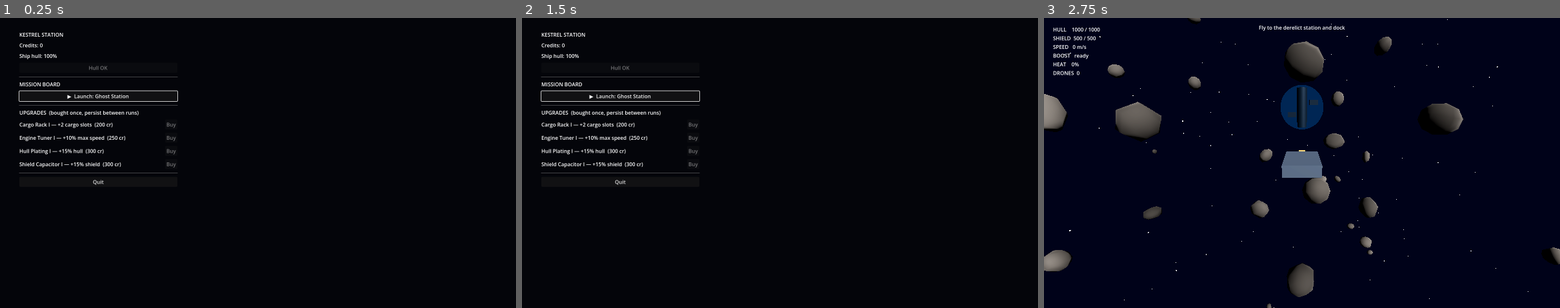
Above: before the commit, frames 1-3 (left to right).
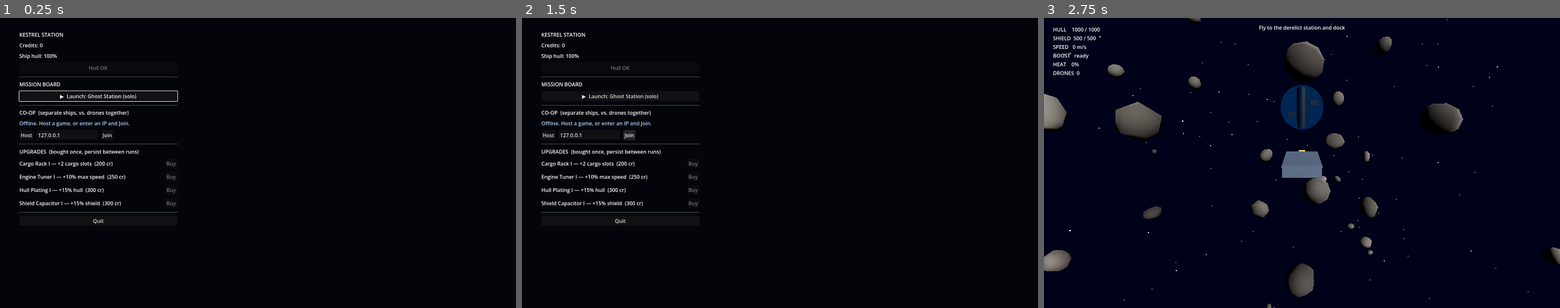
Above: after the commit, the same moments.

Repository: hassaan-v20/solar-system
Game: Godot game, scene res://scenes/station/station_hub.tscn
Same seed, same stepped clock (60 frames per second), same inputs: the game is played once before the commit and once after it.
Inputs (mouse positions are in pixels of both pictures, inside the frame that each line leads up to):
- Up to frame 1 (0.25 s): no input
- Up to frame 2 (1.5 s): click (547, 134) at 0.5 s, where only the run after the commit has a clickable "Host"; click (630, 134) at 1.25 s, where only the run after the commit has a clickable "Join"
- Up to frame 3 (2.75 s): click "▶ Launch: Ghost Station" (after the commit: "▶ Launch: Ghost Station (solo)") at 2 s

The runs differ from the first frame. In frame 1, 2.1% of the frame differs, in the area x 3-35%, y 26-72%; in frame 2, 2.3%, in the area x 3-35%, y 24-72%; in frame 3, nothing differs.

Commit message:
M5 Phase 1c: co-op lobby UI on the station
Adds a CO-OP section to Kestrel Station: Host, an IP field + Join, and a
Launch Co-op button (host only, after peers are in). A status line tracks
state (offline / hosting / connecting / connected-waiting), and when
hosting it shows the host's local IPv4 addresses to share (Tailscale shows
as 100.x). Solo "Launch" is disabled while in co-op so the two paths don't
clash. Clients auto-load the raid when the host launches (Net._load_raid).

Verified: station boots clean with the new UI, 26/26 tests green, and the
two-instance CLI co-op path still spawns both ships correctly.

Co-Authored-By: Claude Opus 4.8 <noreply@anthropic.com>

Diff:
--- a/game/scripts/ui/station_ui.gd
+++ b/game/scripts/ui/station_ui.gd
@@ -13,13 +13,26 @@
 var _upgrade_rows: Array = []   # [{id, cost, button}]
 var _current_device := MenuNav.DEVICE_NONE
 
+# Co-op (M5 Phase 1c)
+var _coop_status: Label
+var _host_button: Button
+var _join_button: Button
+var _coop_launch_button: Button
+var _ip_edit: LineEdit
+var _coop_ips_label: Label
+
 func _ready() -> void:
 	Input.mouse_mode = Input.MOUSE_MODE_VISIBLE
 	set_anchors_preset(Control.PRESET_FULL_RECT)
 	MenuNav.enable_gamepad_ui()
 	_build_ui()
 	EventBus.profile_changed.connect(_refresh)
+	Net.hosted.connect(_refresh_coop)
+	Net.joined.connect(_refresh_coop)
+	Net.join_failed.connect(_on_join_failed)
+	Net.peers_changed.connect(_refresh_coop)
 	_refresh()
+	_refresh_coop()
 	# Give the gamepad/keyboard a focused starting point, and show the matching guide.
 	_launch_button.grab_focus.call_deferred()
 	_current_device = MenuNav.DEVICE_GAMEPAD if MenuNav.gamepad_connected() else MenuNav.DEVICE_KBM
@@ -63,9 +76,41 @@
 	board.text = "MISSION BOARD"
 	root.add_child(board)
 	_launch_button = Button.new()
-	_launch_button.text = "▶  Launch: Ghost Station"
+	_launch_button.text = "▶  Launch: Ghost Station (solo)"
 	_launch_button.pressed.connect(_on_launch)
 	root.add_child(_launch_button)
+
+	root.add_child(HSeparator.new())
+	var coop_title := Label.new()
+	coop_title.text = "CO-OP  (separate ships, vs. drones together)"
+	root.add_child(coop_title)
+	_coop_status = Label.new()
+	_coop_status.modulate = Color(0.7, 0.85, 1.0)
+	root.add_child(_coop_status)
+	var coop_row := HBoxContainer.new()
+	coop_row.add_theme_constant_override("separation", 10)
+	_host_button = Button.new()
+	_host_button.text = "Host"
+	_host_button.pressed.connect(_on_host)
+	coop_row.add_child(_host_button)
+	_ip_edit = LineEdit.new()
+	_ip_edit.text = "127.0.0.1"
+	_ip_edit.custom_minimum_size = Vector2(190, 0)
+	coop_row.add_child(_ip_edit)
+	_join_button = Button.new()
+	_join_button.text = "Join"
+	_join_button.pressed.connect(_on_join)
+	coop_row.add_child(_join_button)
+	root.add_child(coop_row)
+	_coop_launch_button = Button.new()
+	_coop_launch_button.text = "▶  Launch Co-op raid"
+	_coop_launch_button.pressed.connect(_on_launch_coop)
+	_coop_launch_button.visible = false
+	root.add_child(_coop_launch_button)
+	_coop_ips_label = Label.new()
+	_coop_ips_label.modulate = Color(1, 1, 1, 0.5)
+	_coop_ips_label.visible = false
+	root.add_child(_coop_ips_label)
 
 	root.add_child(HSeparator.new())
 	var shop := Label.new()
@@ -128,3 +173,54 @@
 
 func _on_repair() -> void:
 	PlayerProfile.repair(RewardCalculator.repair_cost(PlayerProfile.ship_hull_pct))
+
+# ── co-op lobby (M5 Phase 1c) ─────────────────────────────────────────────────
+func _on_host() -> void:
+	if Net.host_game():
+		_refresh_coop()
+
+func _on_join() -> void:
+	var ip := _ip_edit.text.strip_edges()
+	if ip == "":
+		ip = "127.0.0.1"
+	if Net.join_game(ip):
+		_coop_status.text = "Connecting to %s…" % ip
+
+func _on_launch_coop() -> void:
+	Net.start_coop_raid()   # sends every connected peer into the seeded raid
+
+func _on_join_failed() -> void:
+	_coop_status.text = "Connection failed — check the IP and that the host is up."
+	_refresh_coop()
+
+func _refresh_coop() -> void:
+	if not Net.active:
+		_coop_status.text = "Offline. Host a game, or enter an IP and Join."
+		_host_button.disabled = false
+		_join_button.disabled = false
+		_ip_edit.editable = true
+		_coop_launch_button.visible = false
+		_coop_ips_label.visible = false
+		_launch_button.disabled = false      # solo launch available when offline
+		return
+	_host_button.disabled = true
+	_join_button.disabled = true
+	_ip_edit.editable = false
+	_launch_button.disabled = true           # in co-op, use the co-op launch
+	if Net.is_host():
+		_coop_status.text = "Hosting on :%d — %d player(s). Launch when everyone's in." % [Net.DEFAULT_PORT, Net.player_count()]
+		_coop_launch_button.visible = true
+		_coop_ips_label.visible = true
+		_coop_ips_label.text = "Your address (share it): %s" % _local_ips_text()
+	else:
+		_coop_status.text = "Connected as peer %d — waiting for the host to launch…" % multiplayer.get_unique_id()
+		_coop_launch_button.visible = false
+		_coop_ips_label.visible = false
+
+func _local_ips_text() -> String:
+	var out := ""
+	for a in IP.get_local_addresses():
+		# Keep IPv4, drop loopback and link-local noise (Tailscale shows as 100.x).
+		if a.count(".") == 3 and not a.begins_with("127.") and not a.begins_with("169.254"):
+			out += ("" if out.is_empty() else ", ") + a
+	return out if not out.is_empty() else "(no IPv4 found)"
